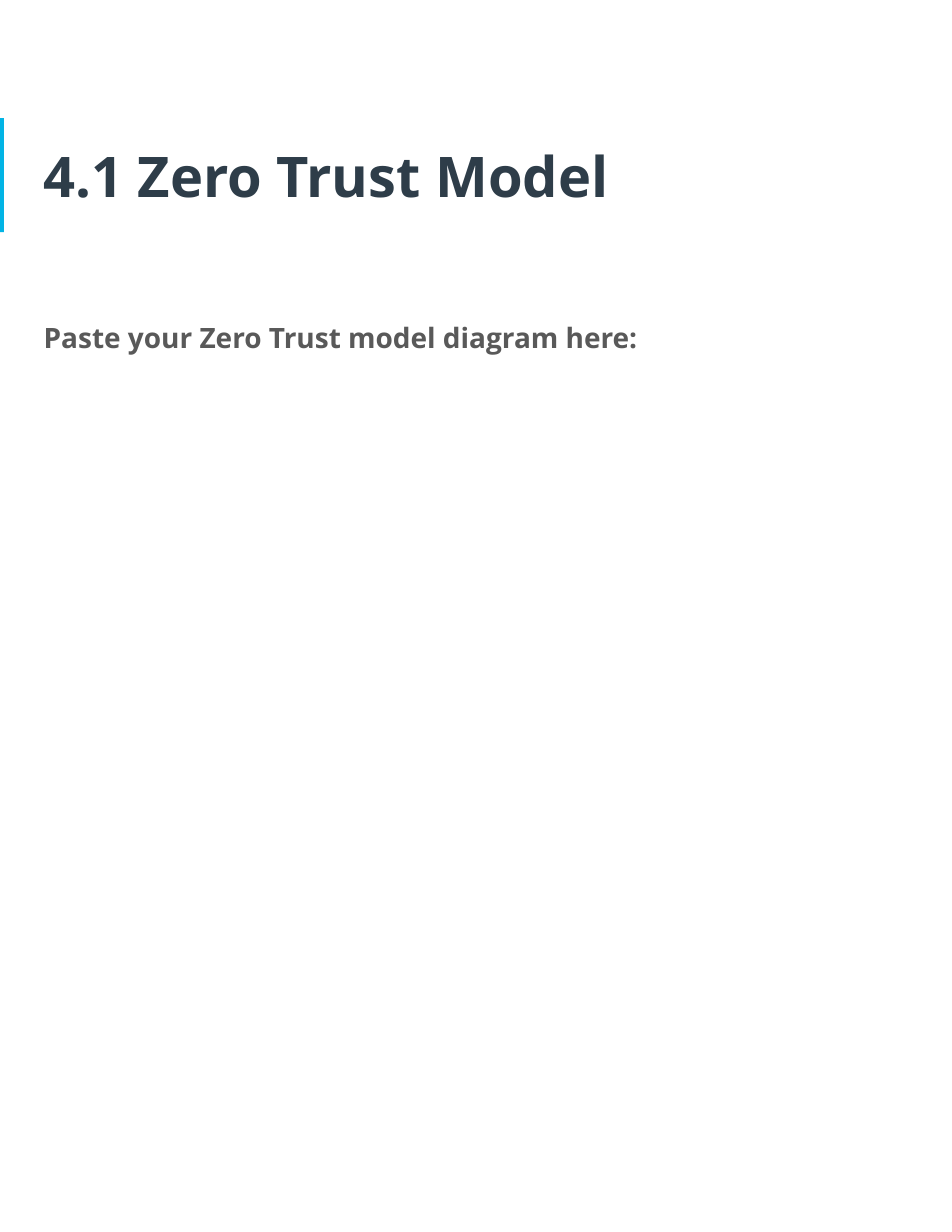
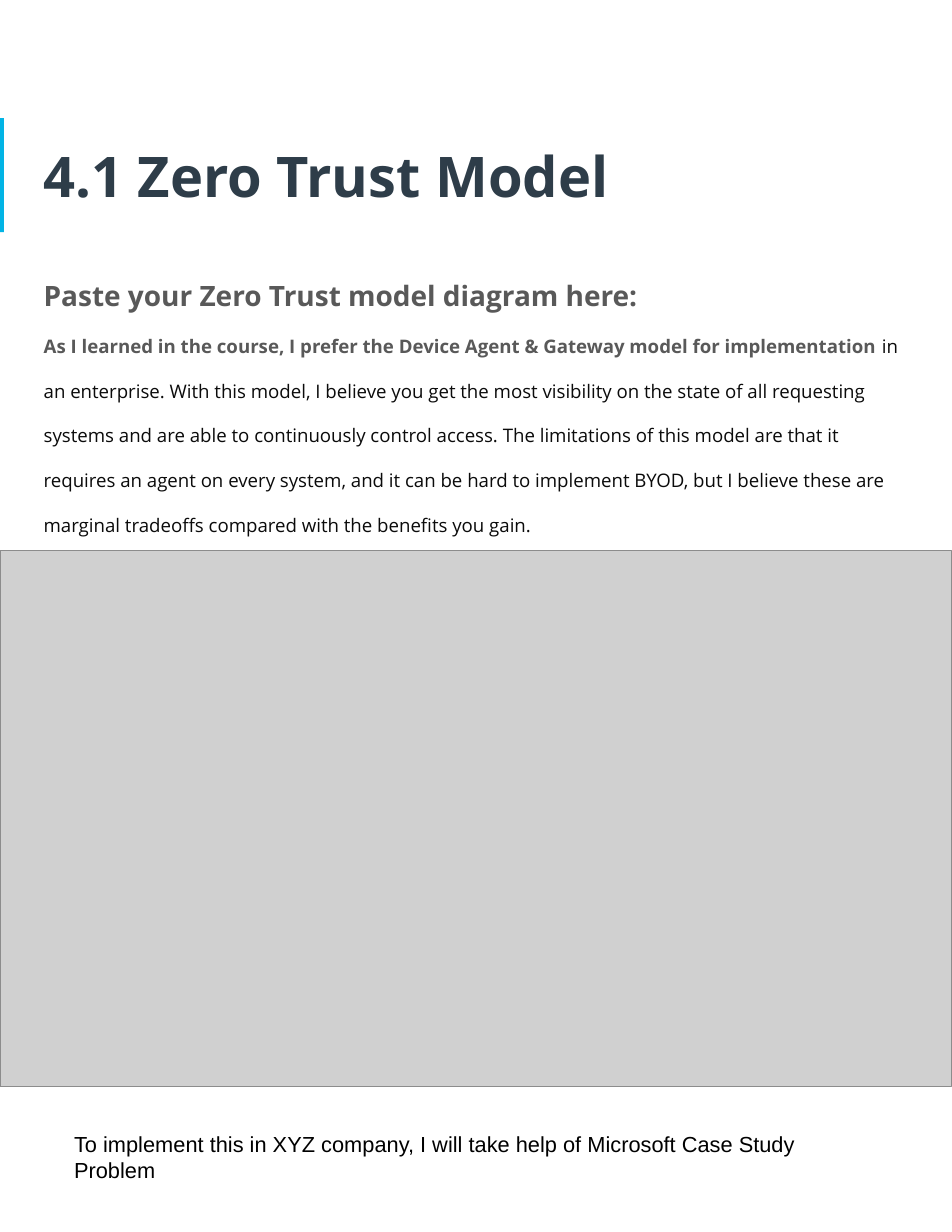
Before and after one commit to osman-software-engineer/enterprise-perimeter-and-network-security, a slide deck: slide 37 of phase-1/CyberSecurity Implementation Plan.pptx (slide 35 before the commit). Drawn at 952x1232 pixels with LibreOffice and Linux fonts; fonts in the diff are those of the drawing; grey boxes stand for pictures. Boxes give left, top, right and bottom in pixels: in the first picture for what was removed or moved away, otherwise in the second. Text is boxed around its words. In the diff, an @@ line names an element or a change of style, - is before the commit and + after.

```diff
--- a/phase-1/CyberSecurity Implementation Plan.pptx
+++ b/phase-1/CyberSecurity Implementation Plan.pptx
@@ text "Paste your Zero Trust model ..." moved from (x1=44, y1=326, x2=638, y2=355) to (x1=44, y1=284, x2=898, y2=537) @@
@@ text at (x1=44, y1=338, x2=898, y2=537): paragraph added @@
+As I learned in the course, I prefer the Device Agent & Gateway model for implementation in an enterprise. With this model, I believe you get the most visibility on the state of all requesting systems and are able to continuously control access. The limitations of this model are that it requires an agent on every system, and it can be hard to implement BYOD, but I believe these are marginal tradeoffs compared with the benefits you gain.
@@ picture added at (x1=0, y1=551, x2=952, y2=1086) @@
@@ text added at (x1=74, y1=1136, x2=795, y2=1179), 14 pt, text #000000 @@
+To implement this in XYZ company, I will take help of Microsoft Case Study Problem
```
Also in this commit, not shown: 14 other slides changed, 6 slides added.
